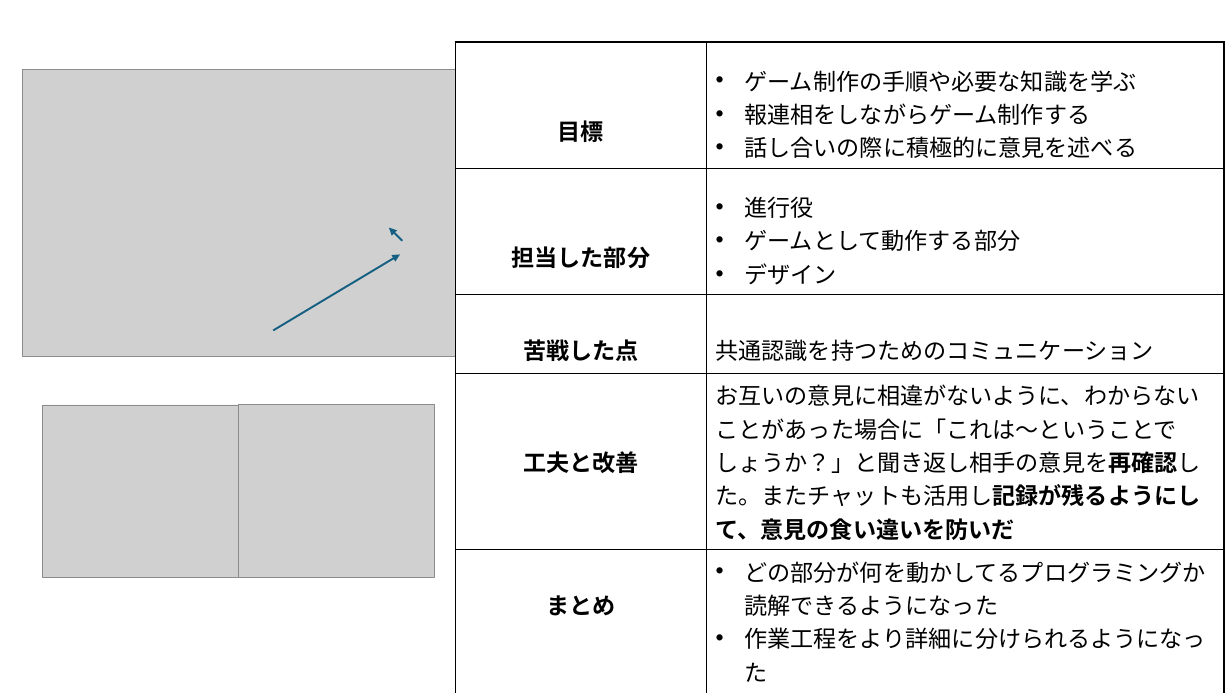
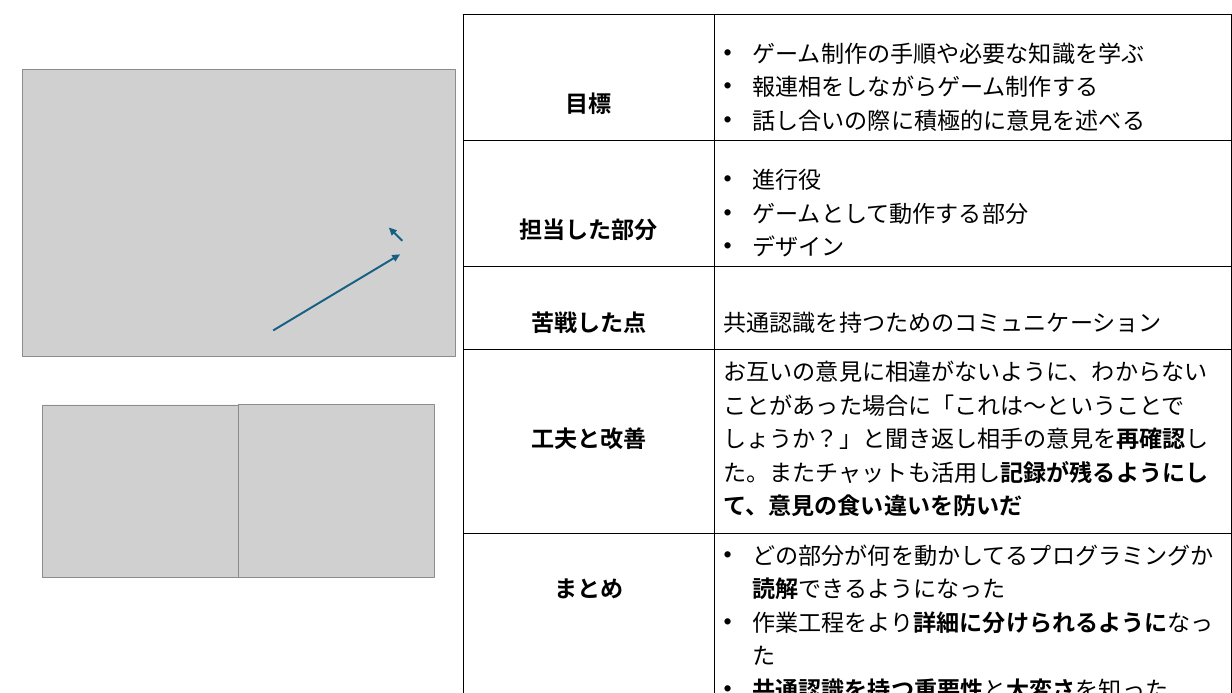
Before and after one commit to kun-kudo/main, a slide deck: slide 4 of ポートフォリオ/ポートフォリオ(完成版)20250519.pptx. Drawn at 1232x693 pixels with LibreOffice and Linux fonts; fonts in the diff are those of the drawing; grey boxes stand for pictures. Boxes give left, top, right and bottom in pixels: in the first picture for what was removed or moved away, otherwise in the second. Text is boxed around its words. In the diff, an @@ line names an element or a change of style, - is before the commit and + after.

```diff
--- a/ポートフォリオ/ポートフォリオ(完成版)20250519.pptx
+++ b/ポートフォリオ/ポートフォリオ(完成版)20250519.pptx
@@ table at <box>463,15,1232,676</box> @@
-row 5, column 2: どの部分が何を動かしてるプログラミングか読解できるようになった / 作業工程をより詳細に分けられるようになった / 言語化の重要性を再認識できた
+row 5, column 2: どの部分が何を動かしてるプログラミングか読解できるようになった / 作業工程をより詳細に分けられるようになった / 共通認識を持つ重要性と大変さを知った
@@ table: place and size @@
-table at <box>456,42,1225,686</box>
+table at <box>463,15,1232,676</box>
```
Also in this commit, not shown: 1 slide removed.
